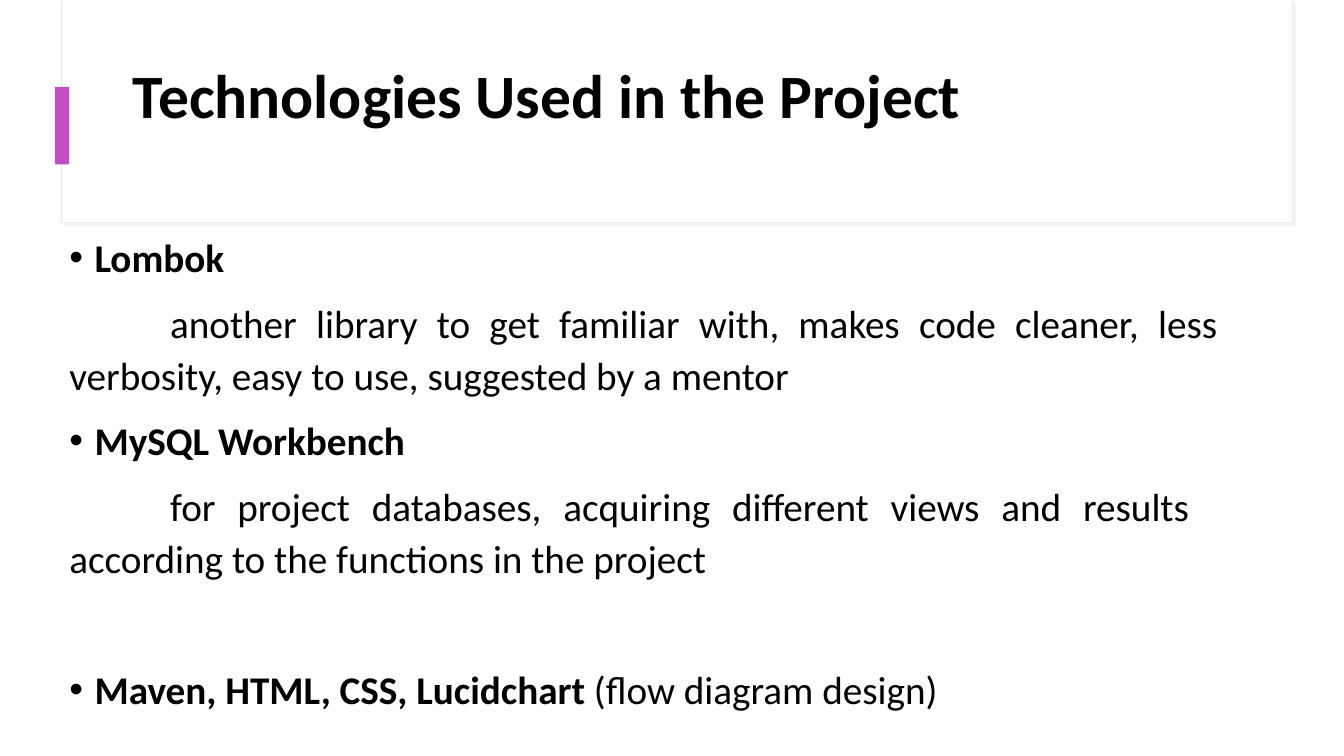
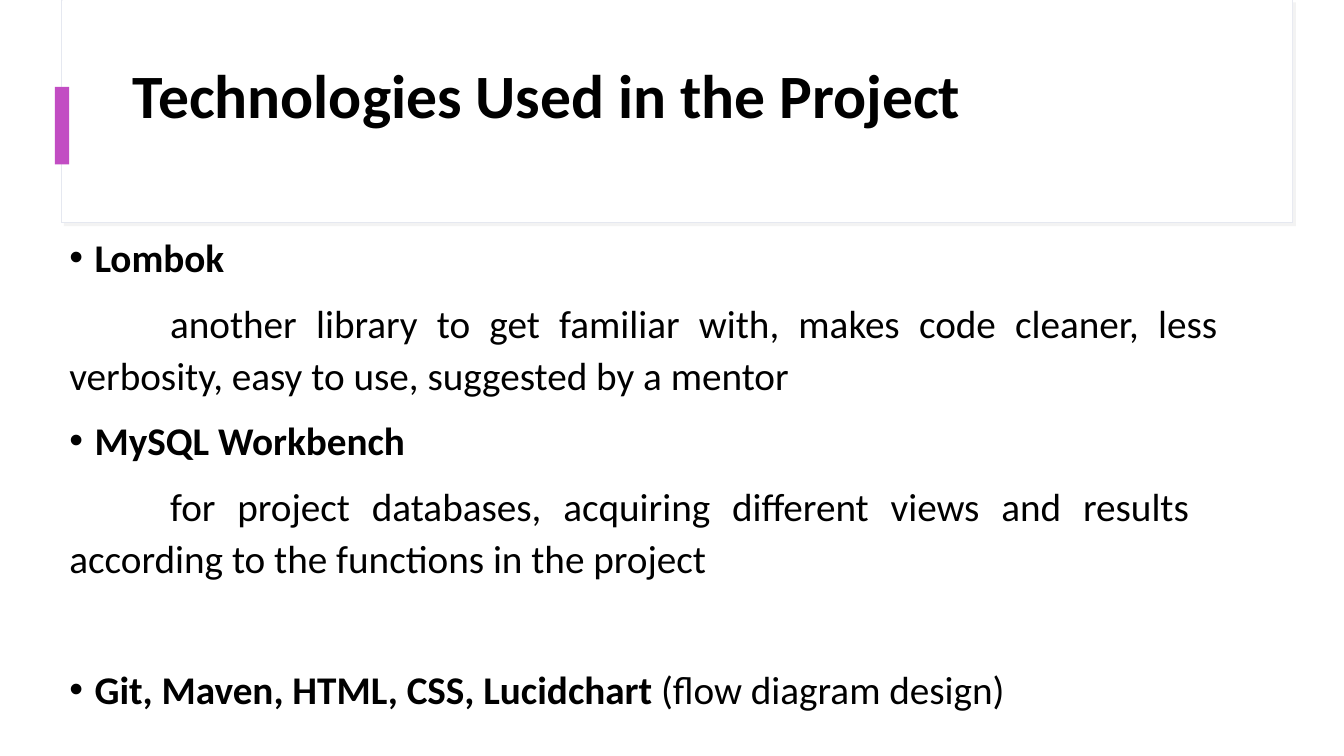
Before and after one commit to ditaabola/CalorieCalculatorWithVaadin, a slide deck: slide 4 of CalculatorVaddinApp.pptx. Drawn at 1344x756 pixels with LibreOffice and Linux fonts; fonts in the diff are those of the drawing; background and template pictures are left out. Boxes give left, top, right and bottom in pixels: in the first picture for what was removed or moved away, otherwise in the second. Text is boxed around its words. In the diff, an @@ line names an element or a change of style, - is before the commit and + after.

Commit message:
Presentation

```diff
--- a/CalculatorVaddinApp.pptx
+++ b/CalculatorVaddinApp.pptx
@@ text at <box>95,675,1004,711</box>: text changed @@
-• Maven, HTML, CSS, Lucidchart (flow diagram design)
+• Git, Maven, HTML, CSS, Lucidchart (flow diagram design)
```
